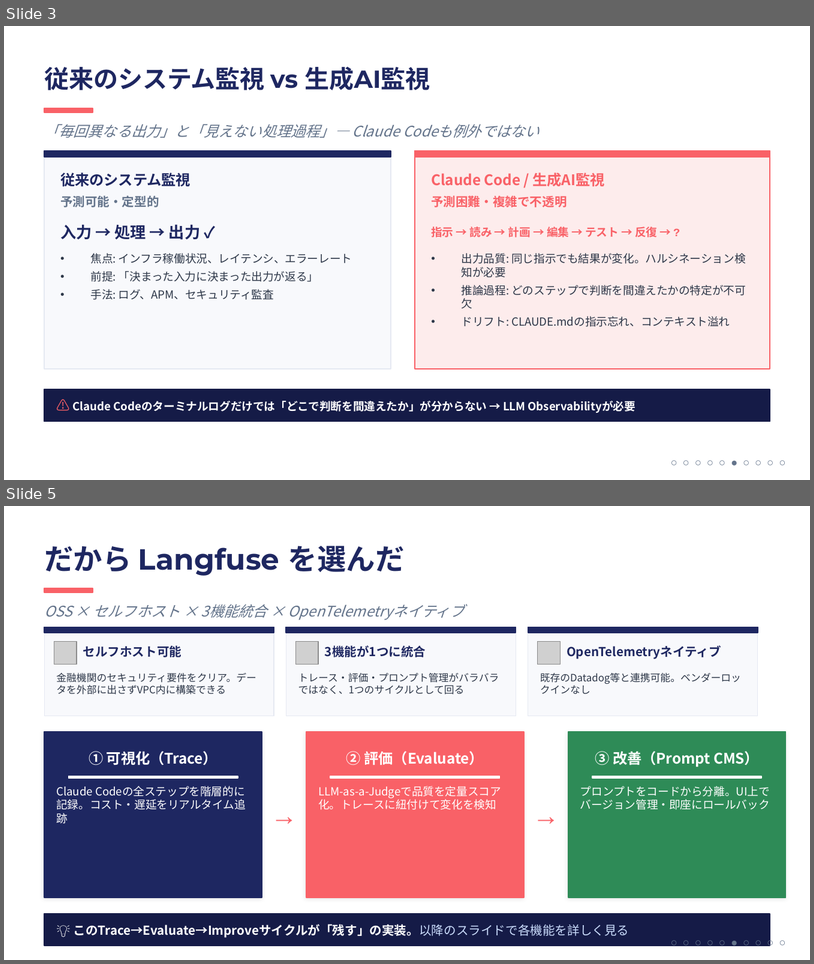
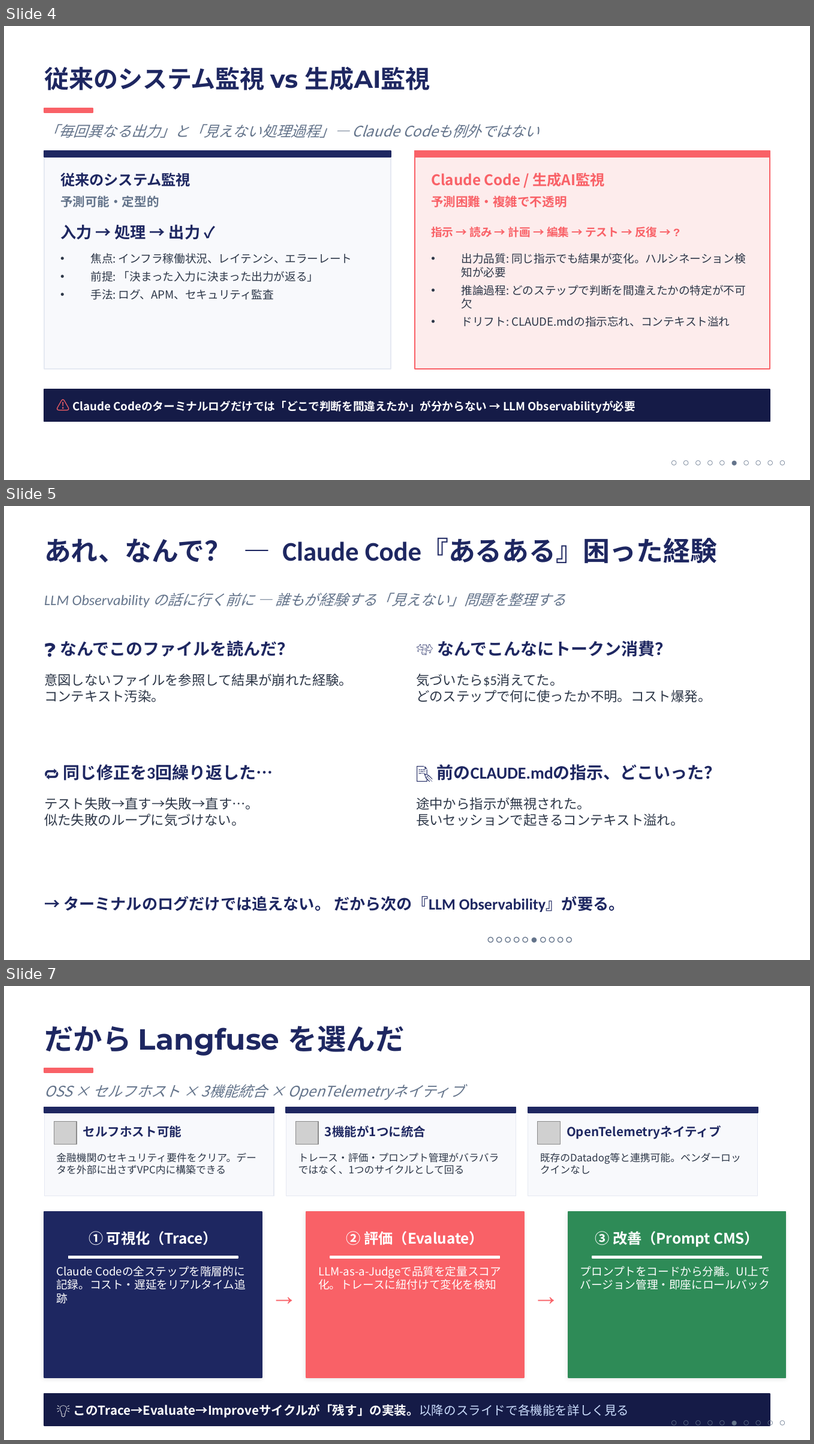
Before and after one commit to ktsuchida11/ClaudeWorkshop, a slide deck: session6/session6_full.pptx. Shown one above the other, each under a label of ours: slides 3 and 5 before the commit, slides 4, 5 and 7 after it; the slides between them are not shown. The pictures are 814x964 and 814x1444 pixels, drawn with LibreOffice and Linux fonts; fonts in the diff are those of the drawing; grey boxes stand for pictures. Boxes give left, top, right and bottom in pixels: in the first picture for what was removed or moved away, otherwise in the second. Text is boxed around its words. In the diff, an @@ line names an element or a change of style, - is before the commit and + after.

```diff
--- a/session6/session6_full.pptx
+++ b/session6/session6_full.pptx
@@ slide 5 added at (4,506,810,960), background #FFFFFF @@
@@ text added at (44,538,717,563), 24 pt, text #1E2761, bold @@
+あれ、なんで？ ― Claude Code『あるある』困った経験
@@ text added at (44,592,566,607), 13 pt, text #64748B, italic @@
+LLM Observability の話に行く前に ― 誰もが経験する「見えない」問題を整理する
@@ text added at (60,640,294,657), 15 pt, text #1E2761, bold @@
+❓ なんでこのファイルを読んだ？
@@ text added at (438,640,672,657), 15 pt, text #1E2761, bold @@
+💸 なんでこんなにトークン消費？
@@ text added at (44,673,353,702), 12 pt, text #2D3748 @@
+意図しないファイルを参照して結果が崩れた経験。
+コンテキスト汚染。
@@ text added at (416,673,711,702), 12 pt, text #2D3748 @@
+気づいたら$5消えてた。
+どのステップで何に使ったか不明。コスト爆発。
@@ text added at (63,764,273,780), 15 pt, text #1E2761, bold @@
+🔁 同じ修正を3回繰り返した…
@@ text added at (437,764,721,780), 15 pt, text #1E2761, bold @@
+📝 前のCLAUDE.mdの指示、どこいった？
@@ text added at (44,797,259,826), 12 pt, text #2D3748 @@
+テスト失敗→直す→失敗→直す…。
+似た失敗のループに気づけない。
@@ text added at (416,797,684,826), 12 pt, text #2D3748 @@
+途中から指示が無視された。
+長いセッションで起きるコンテキスト溢れ。
@@ text added at (63,895,625,912), 14 pt, text #1E2761, bold @@
+→ ターミナルのログだけでは追えない。 だから次の『LLM Observability』が要る。
@@ text added at (488,932,794,952), 10 pt, text #64748B @@
+○ ○ ○ ○ ○ ● ○ ○ ○ ○
@@ what was slide 3 is now slide 4 @@
@@ what was slide 5 is now slide 7 @@
```
Also in this commit, not shown: 6 slides changed, 2 other slides added, 1 other file.
